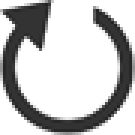
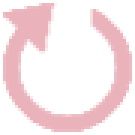
Layer changes from the first 135×135 image to the second:
painted on "레이어 3" over [0, 0, 135, 135]
